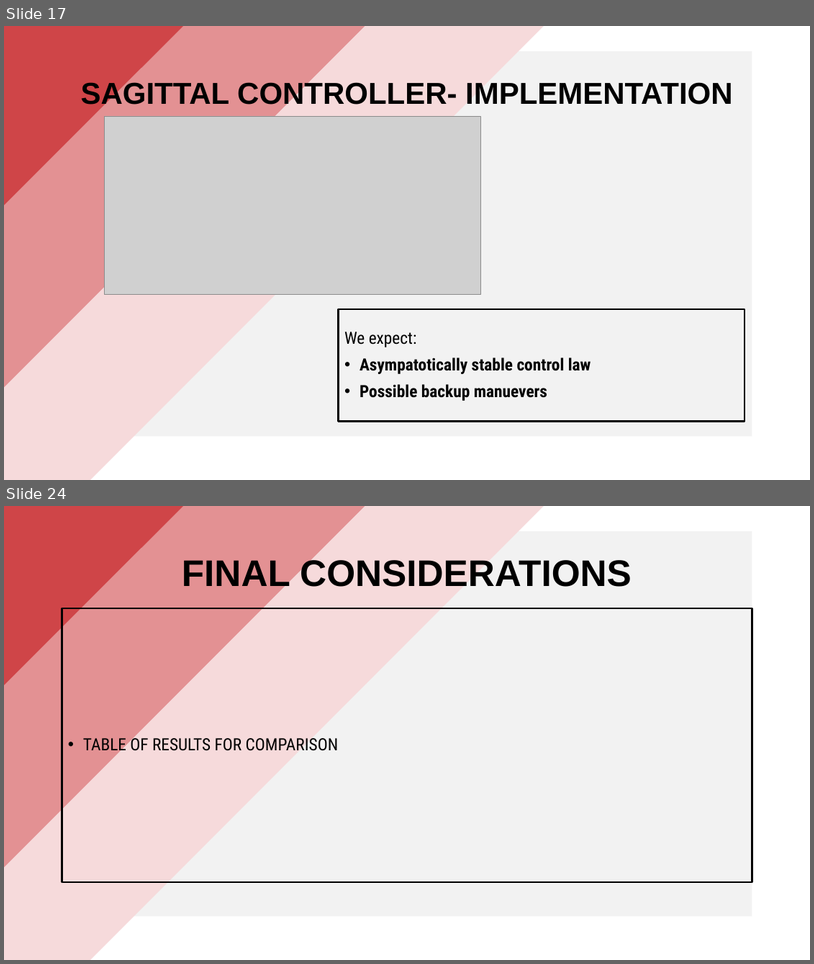
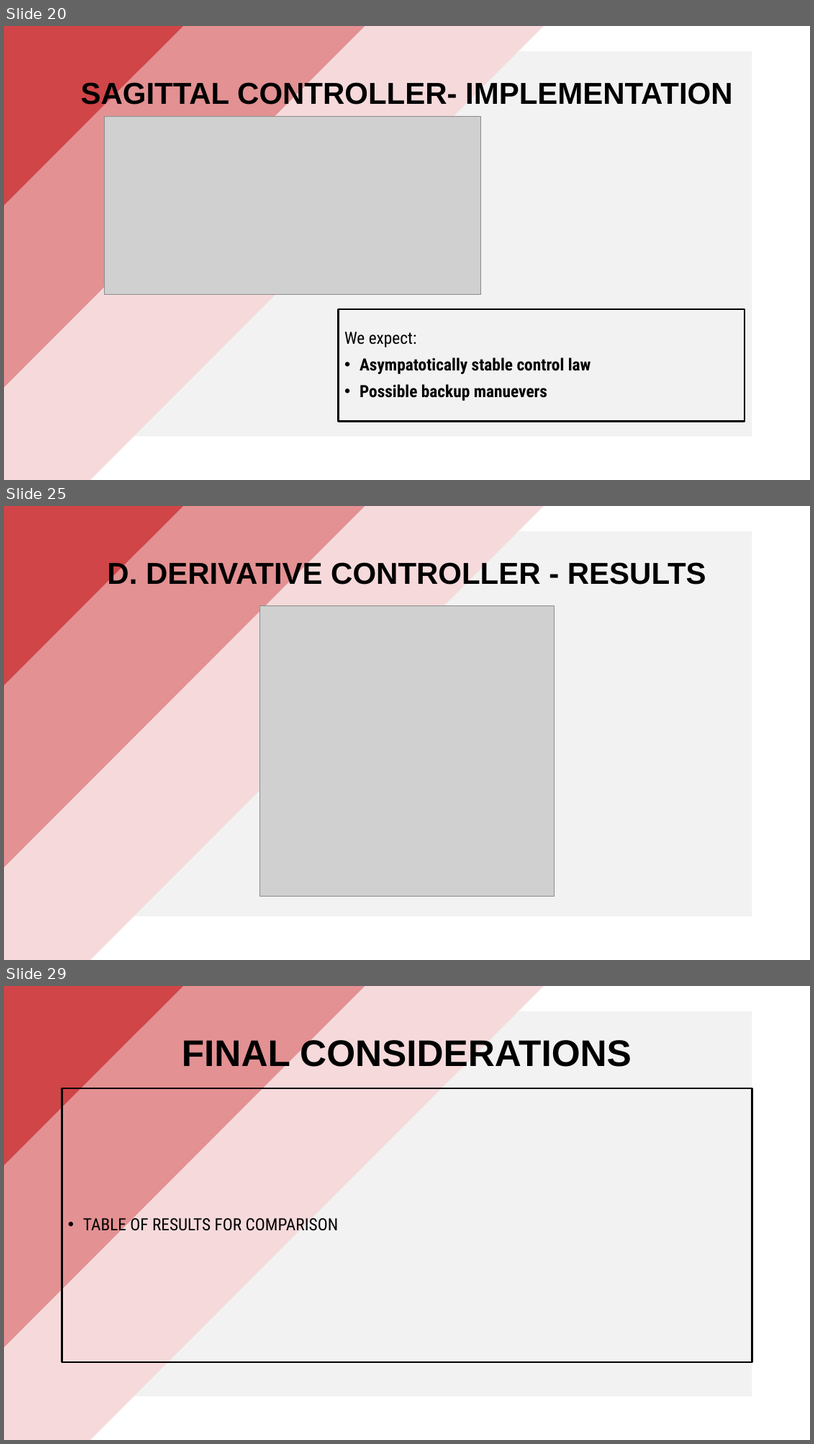
Before and after one commit to PippoGot/R-C2, a slide deck: documentation/presentation.pptx. Shown one above the other, each under a label of ours: slides 17 and 24 before the commit, slides 20, 25 and 29 after it; the slides between them are not shown. The pictures are 814x964 and 814x1444 pixels, drawn with LibreOffice and Linux fonts; fonts in the diff are those of the drawing; grey boxes stand for pictures. Boxes give left, top, right and bottom in pixels: in the first picture for what was removed or moved away, otherwise in the second. Text is boxed around its words. In the diff, an @@ line names an element or a change of style, - is before the commit and + after.

Commit message:
new tuning of gains and presentation images

```diff
--- a/documentation/presentation.pptx
+++ b/documentation/presentation.pptx
@@ slide 25 added at [4, 506, 810, 960], background #FFFFFF @@
@@ rectangle added at [4, 506, 548, 960], fill #F6DADB @@
@@ rectangle added at [4, 506, 412, 930], fill #E39193 @@
@@ rectangle added at [4, 506, 231, 739], fill #CF4548 @@
@@ rectangle added at [62, 531, 753, 916], fill #F2F2F2 @@
@@ title added at [107, 559, 707, 590], 36 pt, text #000000, bold @@
+D. DERIVATIVE CONTROLLER - RESULTS
@@ picture added at [260, 605, 555, 896] @@
@@ what was slide 17 is now slide 20 @@
@@ what was slide 24 is now slide 29 @@
```
Also in this commit, not shown: 9 slides changed, 5 other slides added, 1 slide removed, 27 other files.
